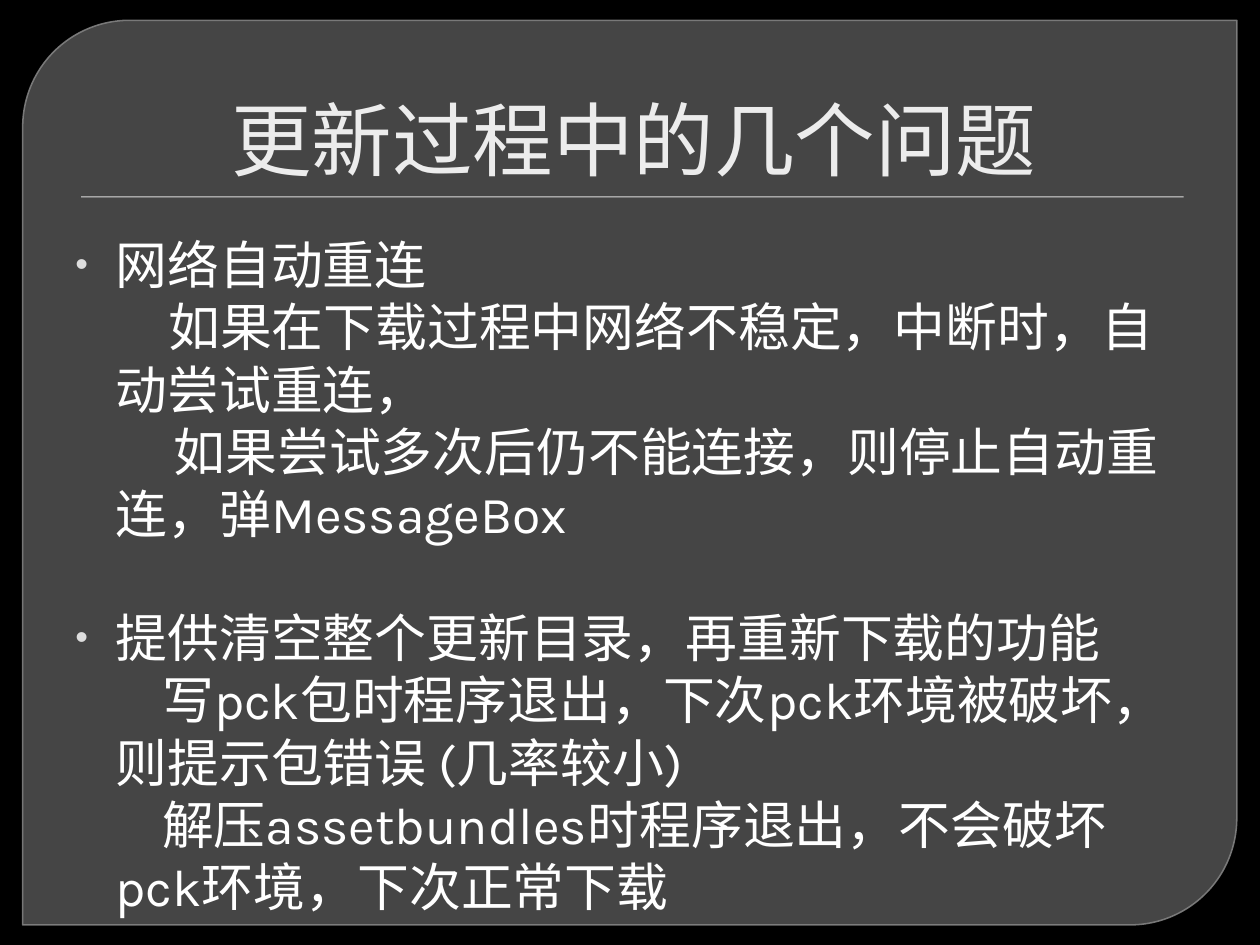
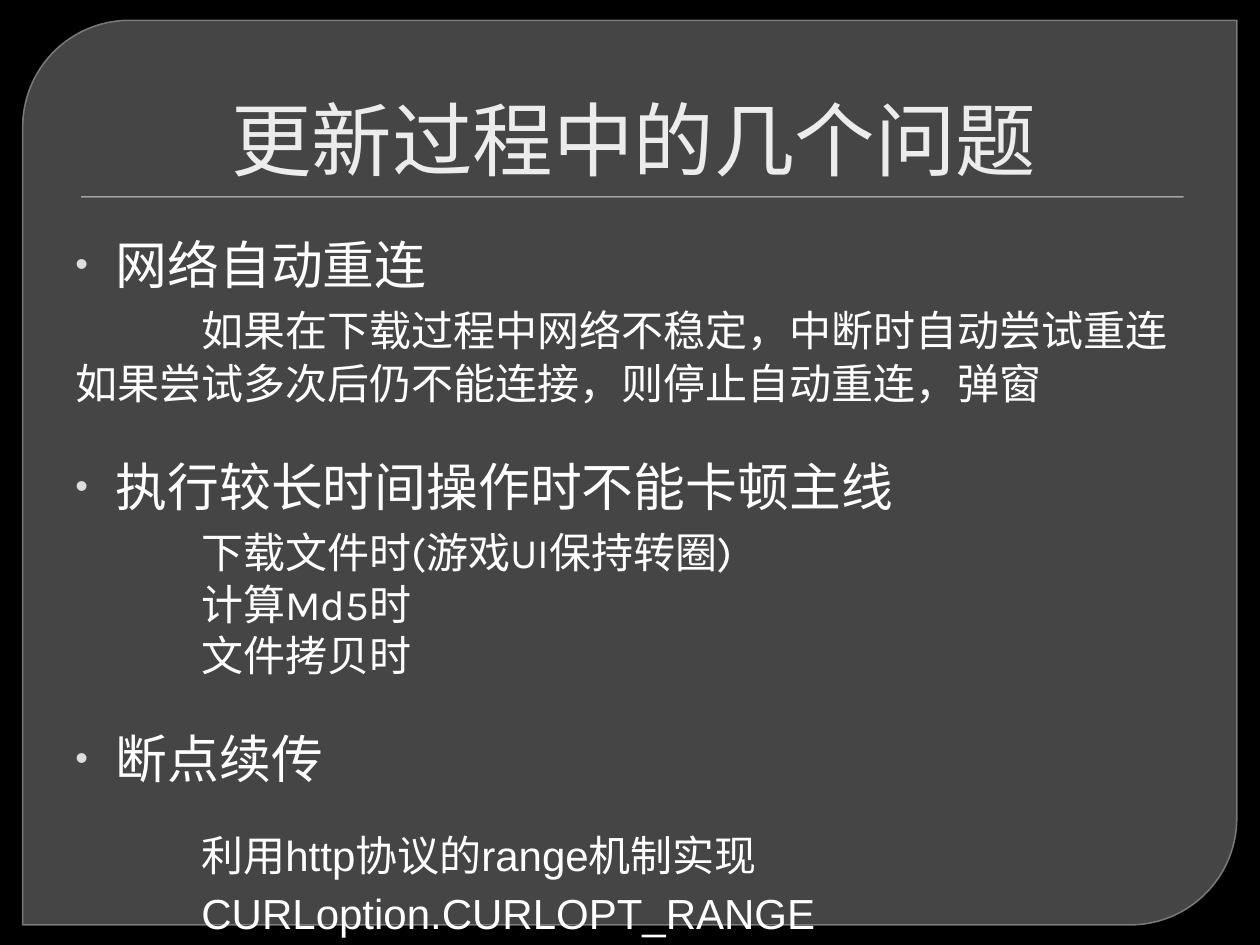
Before and after one commit to miztook/LearnUnityTech, a slide deck: slide 21 of 工作文档/打包和更新/Tera更新系统设计和实现-苗雨.pptx. Drawn at 1260x945 pixels with LibreOffice and Linux fonts; fonts in the diff are those of the drawing; background and template pictures are left out. Boxes give left, top, right and bottom in pixels: in the first picture for what was removed or moved away, otherwise in the second. Text is boxed around its words. In the diff, an @@ line names an element or a change of style, - is before the commit and + after.

```diff
--- a/工作文档/打包和更新/Tera更新系统设计和实现-苗雨.pptx
+++ b/工作文档/打包和更新/Tera更新系统设计和实现-苗雨.pptx
@@ text at [75, 310, 1167, 938]: text changed; size 29.6 to 24.1 pt; font Karla to Arial @@
-如果在下载过程中网络不稳定，中断时，自动尝试重连，
-如果尝试多次后仍不能连接，则停止自动重连，弹MessageBox
-• 提供清空整个更新目录，再重新下载的功能
-写pck包时程序退出，下次pck环境被破坏，则提示包错误 (几率较小)
-解压assetbundles时程序退出，不会破坏pck环境，下次正常下载
+如果在下载过程中网络不稳定，中断时自动尝试重连 如果尝试多次后仍不能连接，则停止自动重连，弹窗
+• 执行较长时间操作时不能卡顿主线
+下载文件时(游戏UI保持转圈)
+计算Md5时
+文件拷贝时
+• 断点续传
+利用http协议的range机制实现
+CURLoption.CURLOPT_RANGE
+CURLoption.CURLOPT_RESUME_FROM
```
Also in this commit, not shown: 2 other slides changed, 1 slide added, 3 other files.
